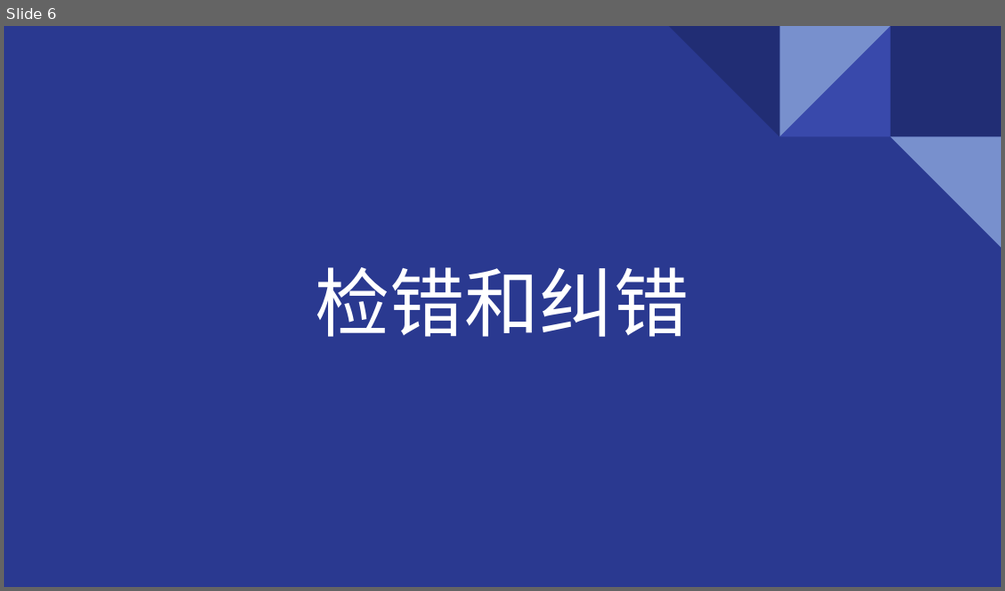
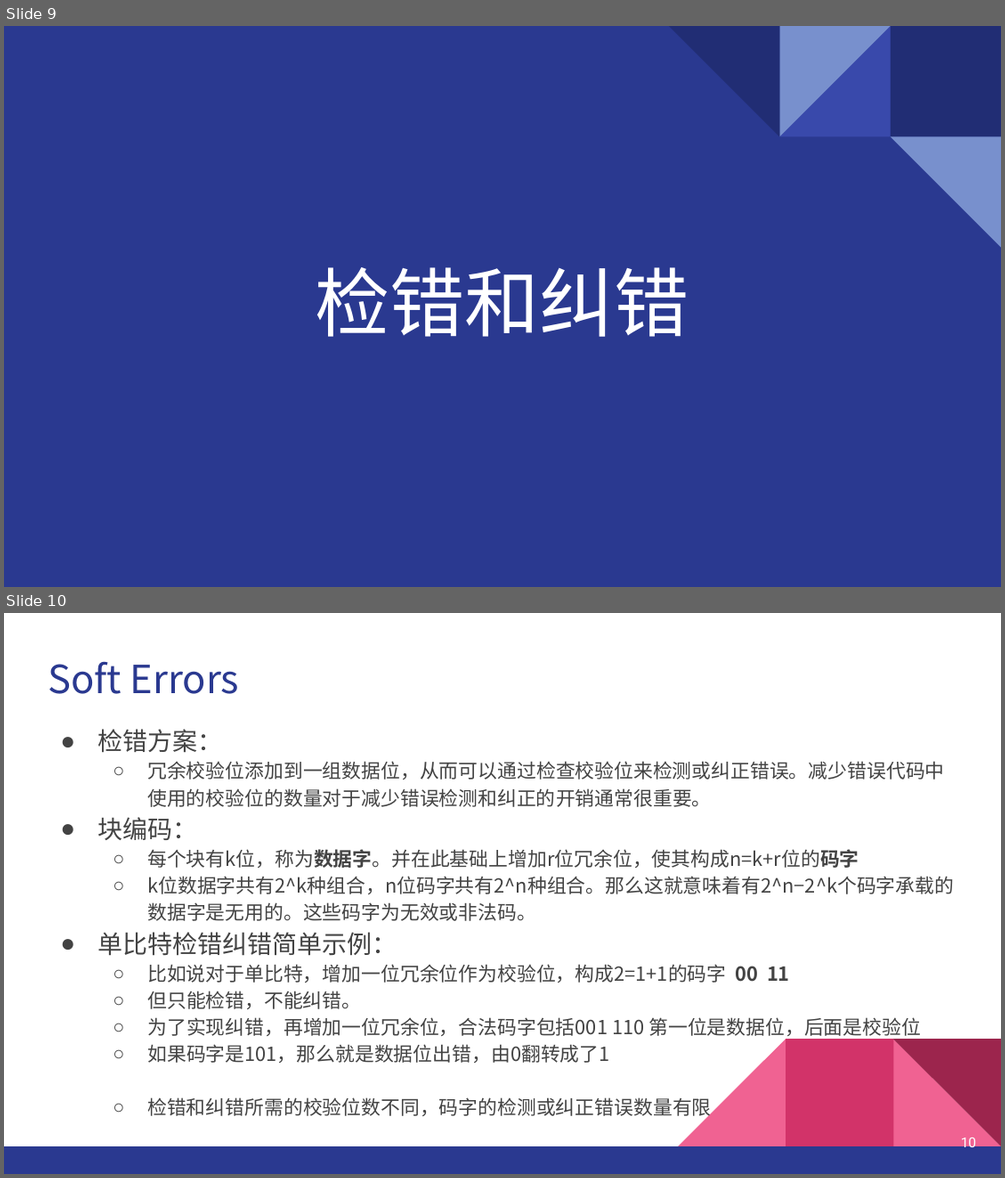
Before and after one commit to GentleBreezeBlow/R4_doc, a slide deck: Report/1-Soft Errors.pptx. Shown one above the other, each under a label of ours: slide 6 before the commit, slides 9 and 10 after it. The pictures are 1005x591 and 1005x1178 pixels, drawn with LibreOffice and Linux fonts; fonts in the diff are those of the drawing. Boxes give left, top, right and bottom in pixels: in the first picture for what was removed or moved away, otherwise in the second. Text is boxed around its words. In the diff, an @@ line names an element or a change of style, - is before the commit and + after.

```diff
--- a/Report/1-Soft Errors.pptx
+++ b/Report/1-Soft Errors.pptx
@@ slide 10 added at (4, 613, 1001, 1174), background #FFFFFF @@
@@ title added at (48, 661, 239, 694), 28 pt, text #2A3990 @@
+Soft Errors
@@ text added at (97, 729, 954, 1119), 14 pt, text #434343 @@
+● 检错方案：
+  ○ 冗余校验位添加到一组数据位，从而可以通过检查校验位来检测或纠正错误。减少错误代码中使用的校验位的数量对于减少错误检测和纠正的开销通常很重要。
+● 块编码：
+  ○ 每个块有k位，称为数据字。并在此基础上增加r位冗余位，使其构成n=k+r位的码字
+  ○ k位数据字共有2^k种组合，n位码字共有2^n种组合。那么这就意味着有2^n−2^k个码字承载的数据字是无用的。这些码字为无效或非法码。
+● 单比特检错纠错简单示例：
+  ○ 比如说对于单比特，增加一位冗余位作为校验位，构成2=1+1的码字 00 11
+  ○ 但只能检错，不能纠错。
+  ○ 为了实现纠错，再增加一位冗余位，合法码字包括001 110 第一位是数据位，后面是校验位
+  ○ 如果码字是101，那么就是数据位出错，由0翻转成了1
+  ○ 检错和纠错所需的校验位数不同，码字的检测或纠正错误数量有限
@@ group added at (4, 1038, 1001, 1174): 3 right triangles, 2 rectangles @@
@@ page number added at (961, 1137, 976, 1151), 10 pt, text #FFFFFF @@
+10
@@ what was slide 6 is now slide 9 @@
```
Also in this commit, not shown: 1 slide changed, 8 other slides added, 1 other file.
